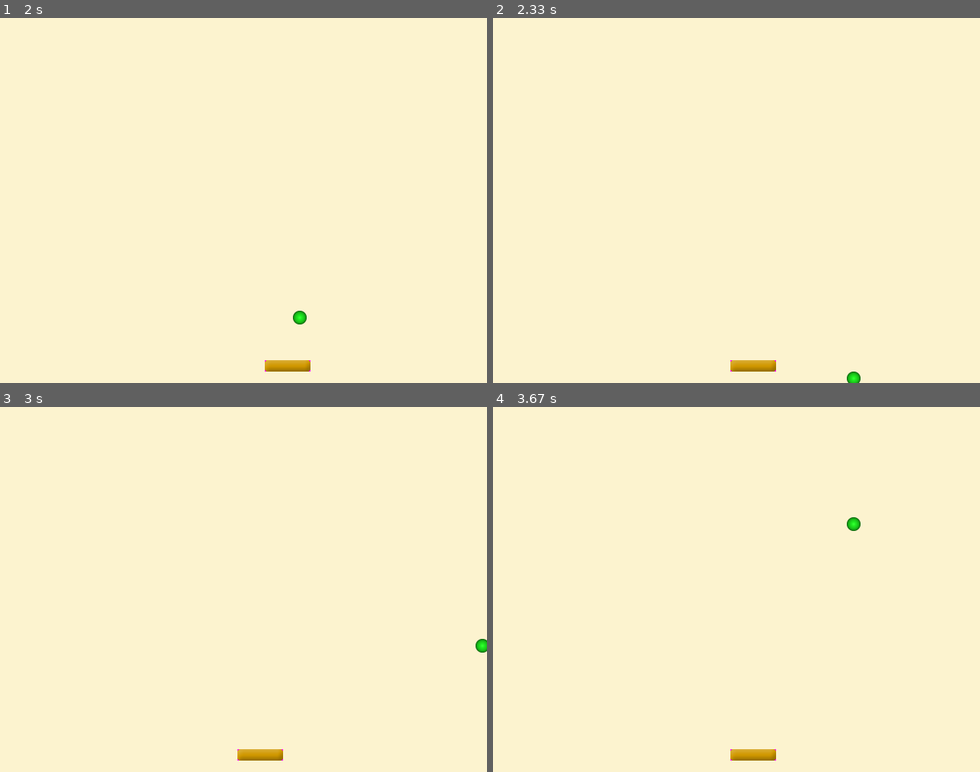
Above: before the commit, frames 1-4 (two rows, left to right).
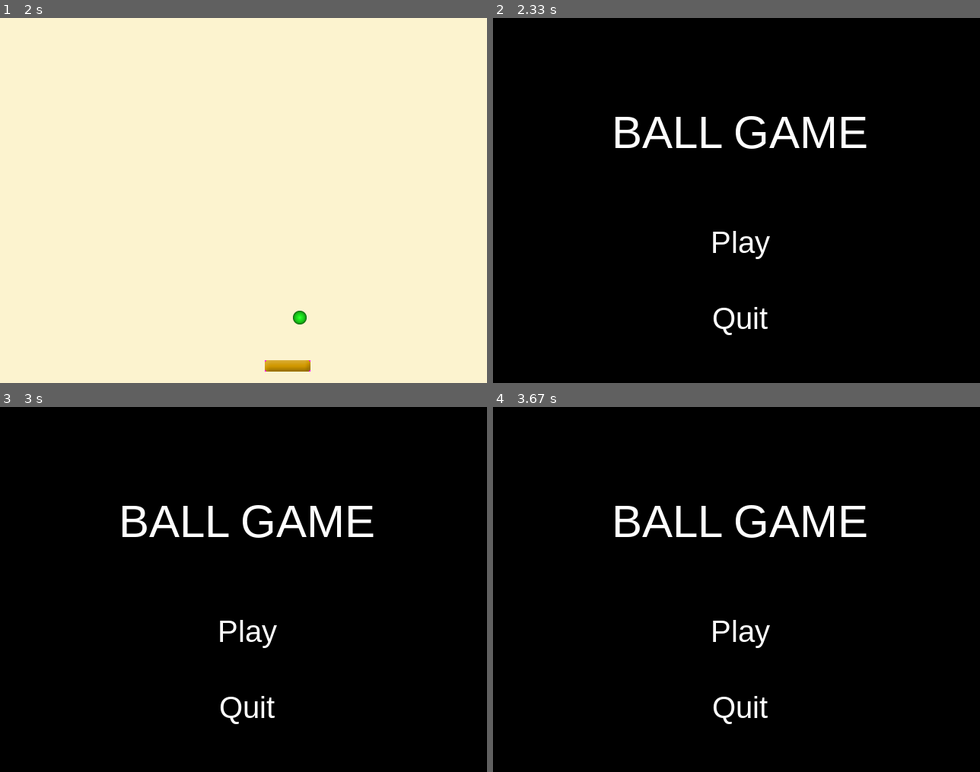
Above: after the commit, the same moments.

Repository: Aimar1109/3.Ebaluazioa
Game: pygame game, started from game_ball/game_02.py
The game is run twice, just before and just after one commit, with the same random seed, the same clock (stepped at 60 frames per second) and the same inputs.
Inputs:
- Up to frame 1 (2 s): click "Play" at 0.38 s; hold Right 0.67-1.13 s; hold Right 1.17-1.63 s; hold Left from 1.67 s (still down)
- Up to frame 2 (2.33 s): release Left at 2.2 s
- Up to frame 3 (3 s): no input
- Up to frame 4 (3.67 s): no input

Frame 1 is identical in both runs. In frame 2, 100% of the frame differs, in the area x 0-100%, y 0-100%; in frame 3, 100%; in frame 4, 100%.

Commit message:
die when touch bottomW

Diff:
--- a/game_ball/game_02.py
+++ b/game_ball/game_02.py
@@ -20,6 +20,7 @@
 running = True
 game_state = False
 speed = [4, 4]
+score = 0
 
 def draw_menu():
     ventana.fill((0, 0, 0))
@@ -66,6 +67,9 @@
         if baterect.colliderect(ballrect):
             speed[1] = -speed[1]
 
+        if ballrect.bottom >= ventana.get_height():
+            game_state = False
+
         ventana.fill((252, 243, 207))
 
         ventana.blit(ball, ballrect)
